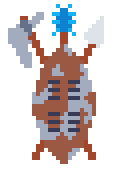
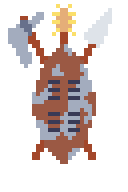
The second 128px x 192px image is a revision of the first. Changes to its layers:
painted on "Tassel" over 52, 4, 76, 36
painted on "Axehead #2" over 28, 40, 32, 68
painted on "Spearhead #2" over 104, 8, 112, 36
